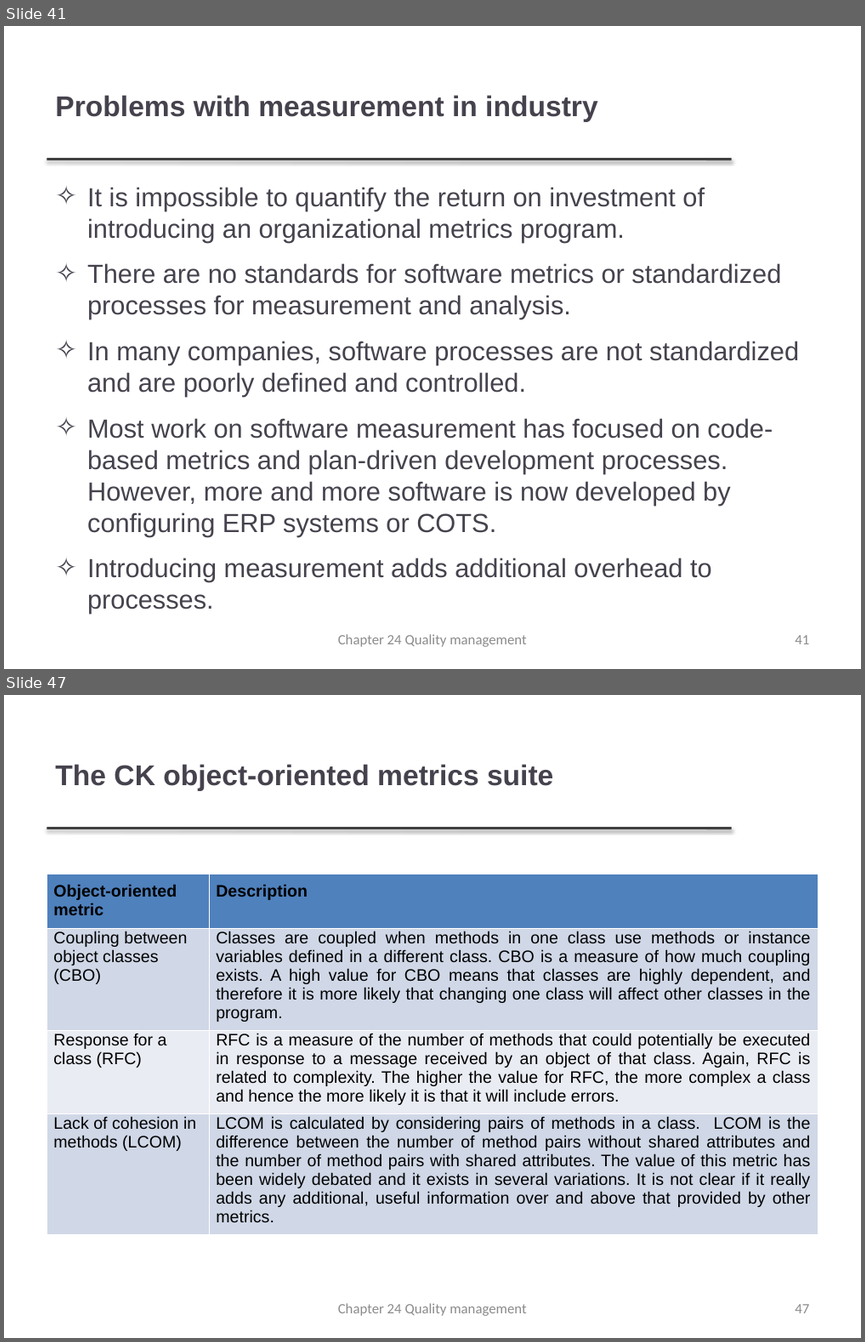
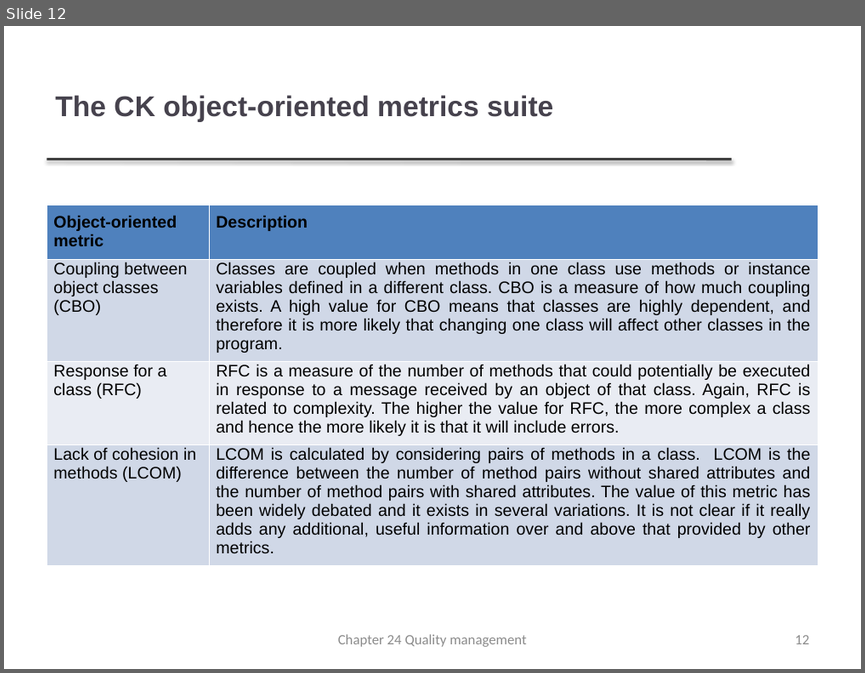
Before and after one commit to 132u/smart, a slide deck: TestingFiles/FilesForStandaloneDifferentFormatsFolder/pptxFile.pptx. Shown one above the other, each under a label of ours: slides 41 and 47 before the commit, slide 12 after it; the slides between them are not shown. The pictures are 865x1342 and 865x673 pixels, drawn with LibreOffice and Linux fonts; fonts in the diff are those of the drawing; background and template pictures are left out. Boxes give left, top, right and bottom in pixels: in the first picture for what was removed or moved away, otherwise in the second. Text is boxed around its words. In the diff, an @@ line names an element or a change of style, - is before the commit and + after.

```diff
--- a/TestingFiles/FilesForStandaloneDifferentFormatsFolder/pptxFile.pptx
+++ b/TestingFiles/FilesForStandaloneDifferentFormatsFolder/pptxFile.pptx
@@ slide 41 removed at <box>4,26,861,669</box>, background #FFFFFF; not listed: 1 template element that a slide beside it also shows @@
@@ title removed at <box>55,95,598,122</box> @@
-Problems with measurement in industry
@@ text removed at <box>87,187,799,613</box> @@
-✧ It is impossible to quantify the return on investment of introducing an organizational metrics program.
-✧ There are no standards for software metrics or standardized processes for measurement and analysis.
-✧ In many companies, software processes are not standardized and are poorly defined and controlled.
-✧ Most work on software measurement has focused on code-based metrics and plan-driven development processes. However, more and more software is now developed by configuring ERP systems or COTS.
-✧ Introducing measurement adds additional overhead to processes.
@@ text removed at <box>338,634,526,646</box> @@
-Chapter 24 Quality management
@@ page number removed at <box>794,635,809,644</box> @@
-41
@@ what was slide 47 is now slide 12 @@
@@ page number at <box>794,635,809,644</box>: text changed @@
-47
+12
```
Also in this commit, not shown: 38 other slides removed, 11 other files.
